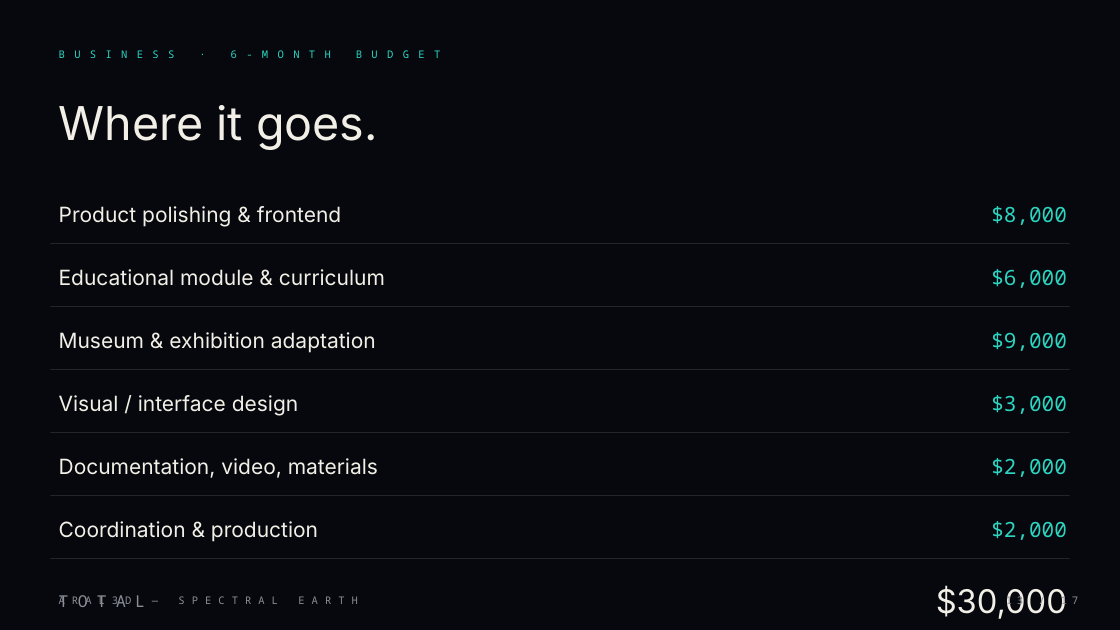
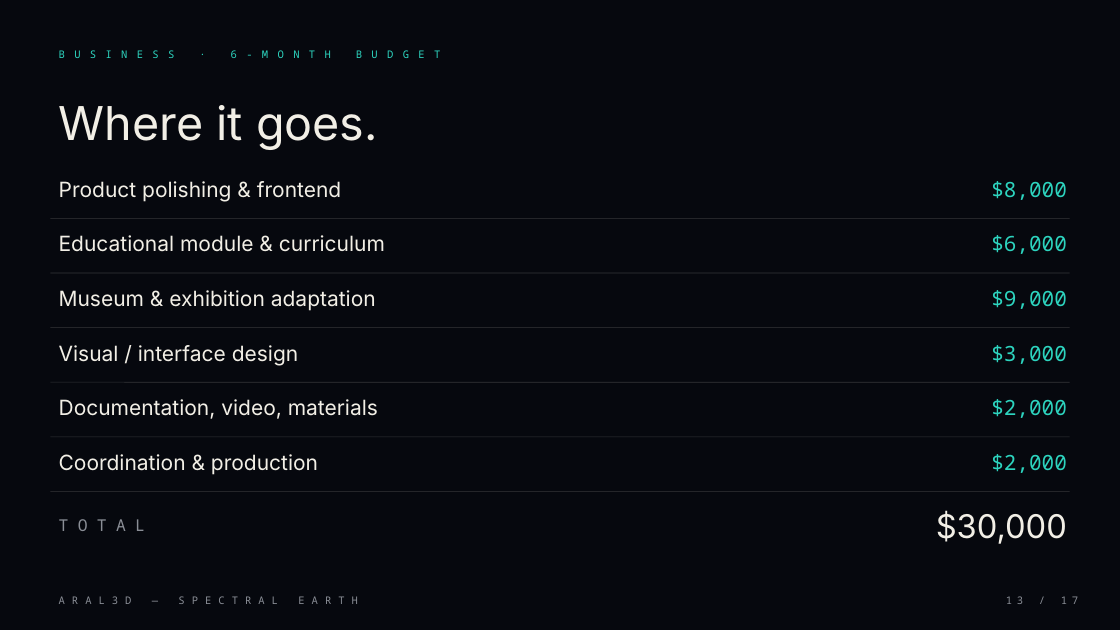
Before and after one commit to timateus/aral3d, a slide deck: slide 13 of public/aral3d-presentation.pptx. Drawn at 1120x630 pixels with LibreOffice and Linux fonts; fonts in the diff are those of the drawing. Boxes give left, top, right and bottom in pixels: in the first picture for what was removed or moved away, otherwise in the second. Text is boxed around its words. In the diff, an @@ line names an element or a change of style, - is before the commit and + after.

```diff
--- a/public/aral3d-presentation.pptx
+++ b/public/aral3d-presentation.pptx
@@ 2 texts, 1 line moved together from (x1=50, y1=206, x2=1070, y2=244) to (x1=50, y1=181, x2=1070, y2=218) @@
@@ 2 texts, 1 line moved together from (x1=50, y1=269, x2=1070, y2=307) to (x1=50, y1=235, x2=1070, y2=273) @@
@@ 2 texts, 1 line moved together from (x1=50, y1=332, x2=1070, y2=370) to (x1=50, y1=290, x2=1070, y2=328) @@
@@ 2 texts, 1 line moved together from (x1=50, y1=395, x2=1070, y2=433) to (x1=50, y1=345, x2=1070, y2=382) @@
@@ 2 texts, 1 line moved together from (x1=50, y1=458, x2=1070, y2=496) to (x1=50, y1=399, x2=1070, y2=437) @@
@@ 2 texts, 1 line moved together from (x1=50, y1=521, x2=1070, y2=559) to (x1=50, y1=454, x2=1070, y2=492) @@
@@ text "TOTAL" moved from (x1=50, y1=580, x2=807, y2=622) to (x1=50, y1=504, x2=807, y2=546) @@
@@ text "$30,000" moved from (x1=936, y1=586, x2=1067, y2=619) to (x1=936, y1=510, x2=1067, y2=544) @@
```
Also in this commit, not shown: 1 other file.
